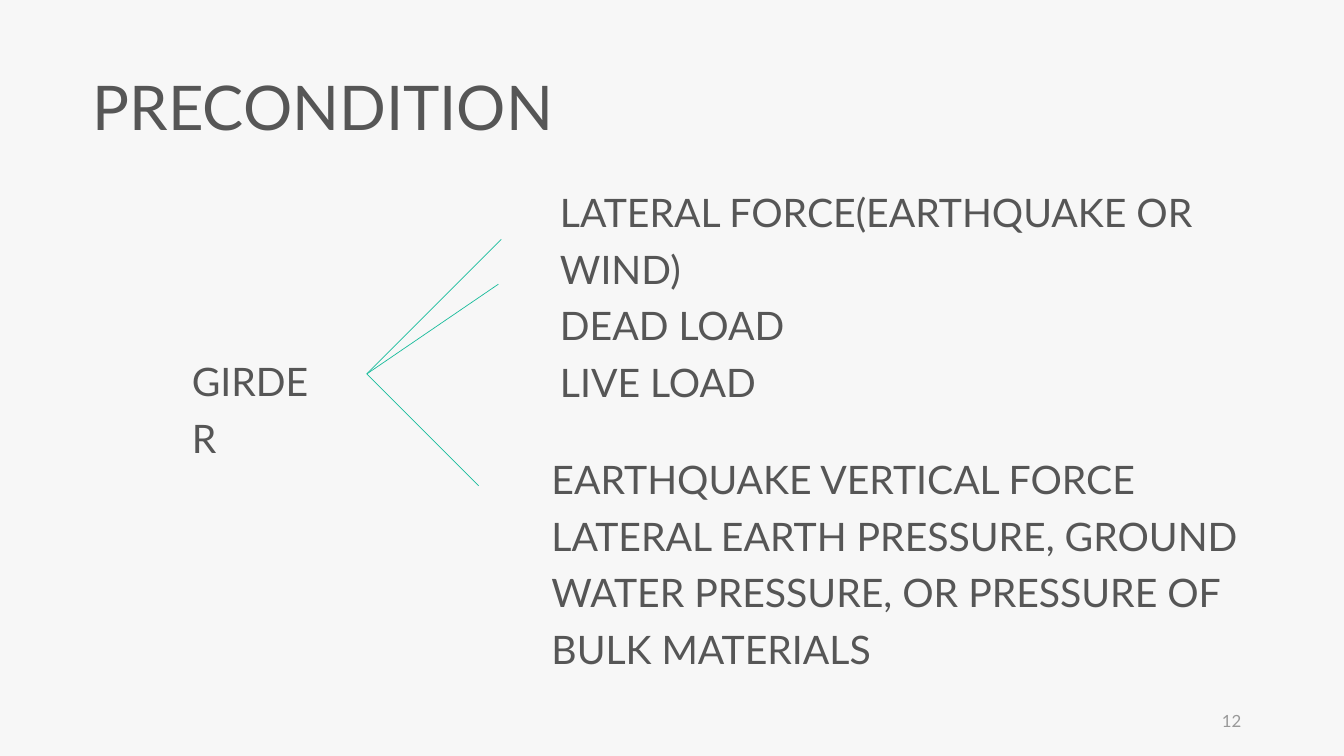
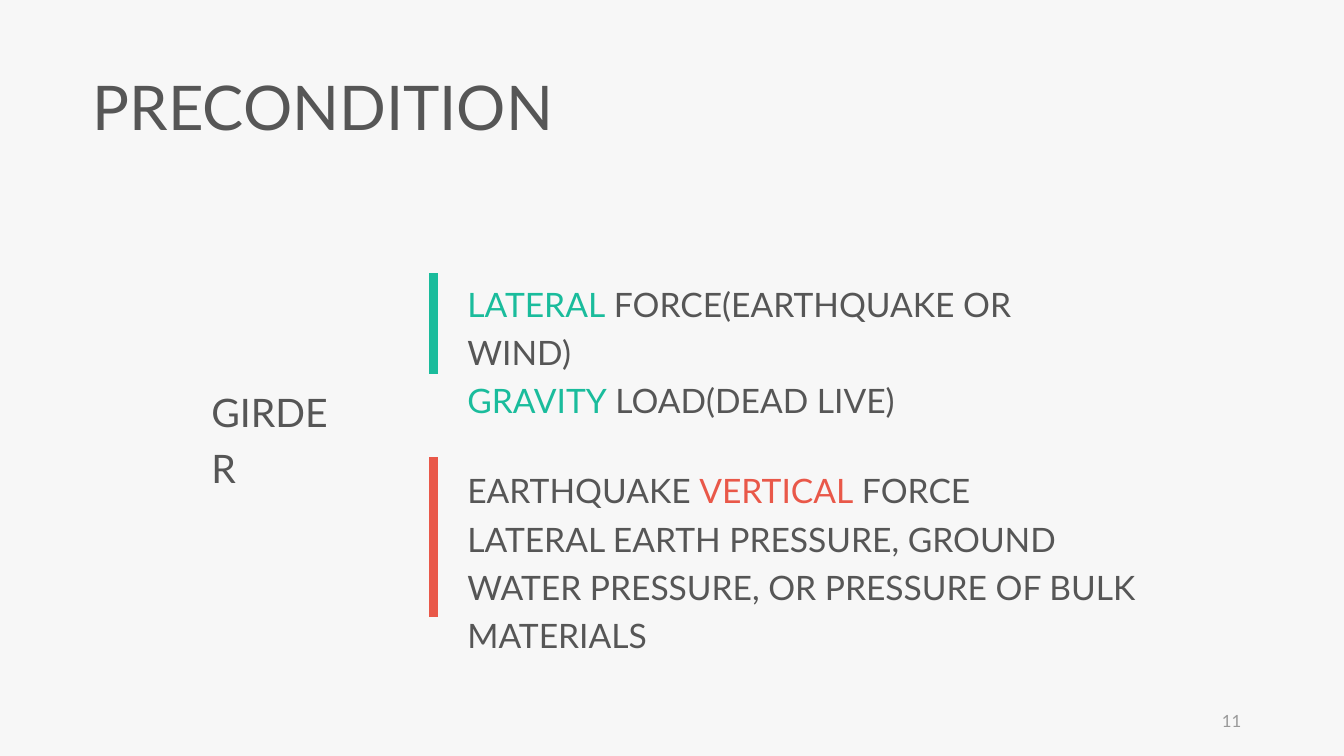
Before and after one commit to skyran1278/VbaProject, a slide deck: slide 11 of 20180126_SmartSplice/20180920_Meeting/20180920 Meeting.pptx (slide 12 before the commit). Drawn at 1344x756 pixels with LibreOffice and Linux fonts; fonts in the diff are those of the drawing. Boxes give left, top, right and bottom in pixels: in the first picture for what was removed or moved away, otherwise in the second. Text is boxed around its words. In the diff, an @@ line names an element or a change of style, - is before the commit and + after.

```diff
--- a/20180126_SmartSplice/20180920_Meeting/20180920 Meeting.pptx
+++ b/20180126_SmartSplice/20180920_Meeting/20180920 Meeting.pptx
@@ line removed from (367, 374) to (501, 240) @@
@@ line moved from (367, 374) - (498, 284) to (434, 273) - (434, 374) @@
@@ line (434, 273) - (434, 374): stroke #1ABC9C 0.5 pt to #1ABC9C 6 pt @@
@@ text at <box>467,291,1011,370</box>: size 28 to 24 pt in "LATERAL FORCE(EARTHQUAKE OR WIND)"; text colour #565656 to #1ABC9C in "LATERAL" @@
@@ text "LATERAL FORCE(EARTHQUAKE OR WIND)": place and size @@
-text "LATERAL FORCE(EARTHQUAKE OR WIND)" at <box>560,197,1192,398</box>
+text "LATERAL FORCE(EARTHQUAKE OR WIND)" at <box>467,291,1011,418</box>
@@ text "GIRDER": place and size @@
-text "GIRDER" at <box>192,343,328,404</box>
+text "GIRDER" at <box>212,374,348,436</box>
@@ line removed from (367, 374) to (479, 486) @@
@@ text at <box>467,387,895,418</box>: text changed; size 28 to 24 pt @@
-DEAD LOAD
-LIVE LOAD
+GRAVITY LOAD(DEAD LIVE)
@@ line added from (434, 457) to (434, 617), #E95849 6 pt @@
@@ text "EARTHQUAKE VERTICAL FORCE": place and size @@
-text "EARTHQUAKE VERTICAL FORCE" at <box>551,465,1238,665</box>
+text "EARTHQUAKE VERTICAL FORCE" at <box>467,478,1135,605</box>
@@ text "EARTHQUAKE VERTICAL FORCE" at <box>467,478,1135,605</box>: size 28 to 24 pt; text colour #565656 to #E95849 in "VERTICAL" @@
@@ page number at <box>1222,715,1241,727</box>: text changed @@
-12
+11
```
Also in this commit, not shown: 10 other slides changed, 12 slides added, 2 slides removed, 6 other files.
